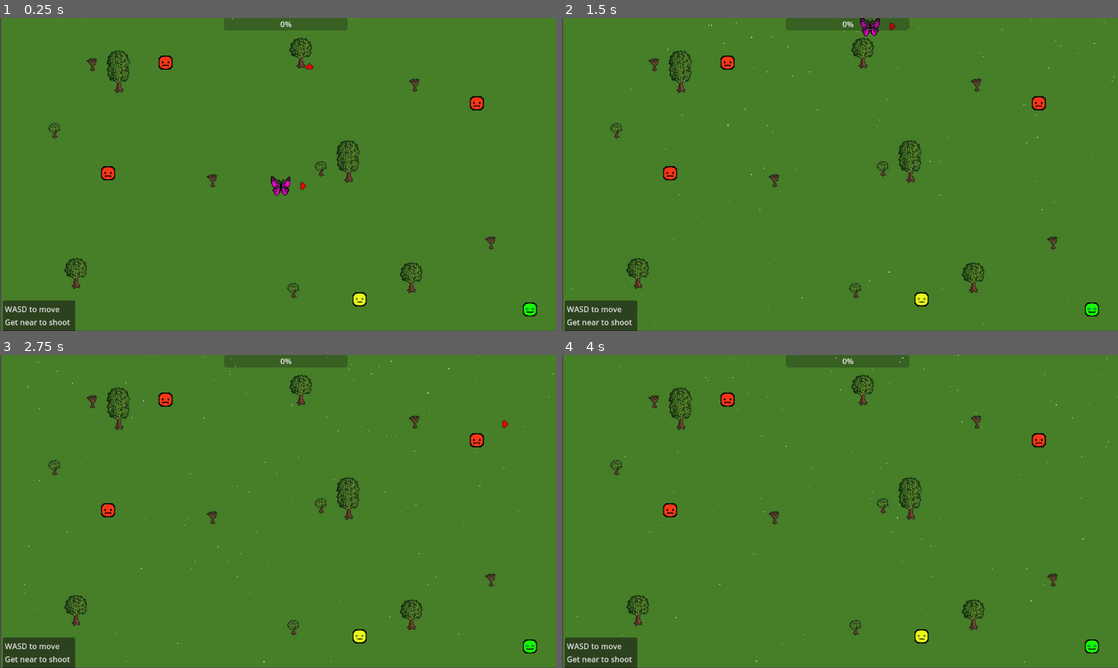
Above: before the commit, frames 1-4 (two rows, left to right).
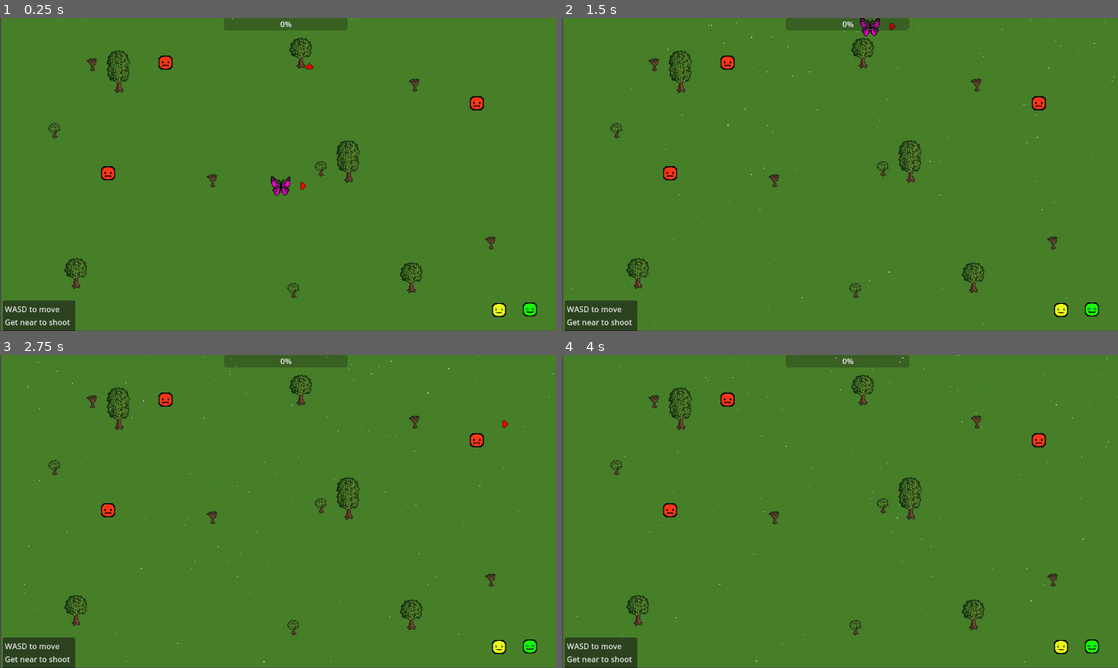
Above: after the commit, the same moments.

Repository: Robertas-Ba/joymakerGame
Game: Godot game, scene res://map.tscn
The game is run twice, just before and just after one commit, with the same random seed, the same clock (stepped at 60 frames per second) and the same inputs.
Inputs:
- Up to frame 1 (0.25 s): no input
- Up to frame 2 (1.5 s): tap Enter at 0.5 s; hold W (move_up) 0.53-1.28 s; tap D (move_rigth) at 0.6, 1.35 s; hold S (move_down) from 1.28 s (still down)
- Up to frame 3 (2.75 s): release S (move_down) at 2.03 s; hold W (move_up) from 2.03 s (still down); tap D (move_rigth) at 2.1 s
- Up to frame 4 (4 s): tap D (move_rigth) at 2.85, 3.6 s; tap Space at 3.5 s; release W (move_up) at 3.53 s; hold A (move_left) from 3.53 s (still down)

The runs differ from the first frame. In frame 1, 0.2% of the frame differs, in the area x 63-92%, y 87-96%; in frame 2, 0.2%; in frame 3, 0.2%; in frame 4, 0.2%.

Commit message:
bads change skin on damaged

Diff:
--- a/bads.gd
+++ b/bads.gd
@@ -3,6 +3,7 @@
 var health = 3
 var normal_skin = preload("res://0% mob.png")
 var damaged_skin = preload("res://50% mob.png")
+var full_skin = preload("res://100% mob.png")
 
 @onready var player = get_node("res://joy.tscn")
 
@@ -13,6 +14,8 @@
 
 func take_damage():
 	health -= 1
+	if health == 2:
+		$"0_Mob".texture = damaged_skin
 
 	if health == 0:
 		queue_free()
--- a/map.tscn
+++ b/map.tscn
@@ -109,5 +109,5 @@
 texture = ExtResource("10_sb2pt")
 
 [node name="50_Mob" type="Sprite2D" parent="."]
-position = Vector2(742, 583)
+position = Vector2(1031, 605)
 texture = ExtResource("11_0t07s")
